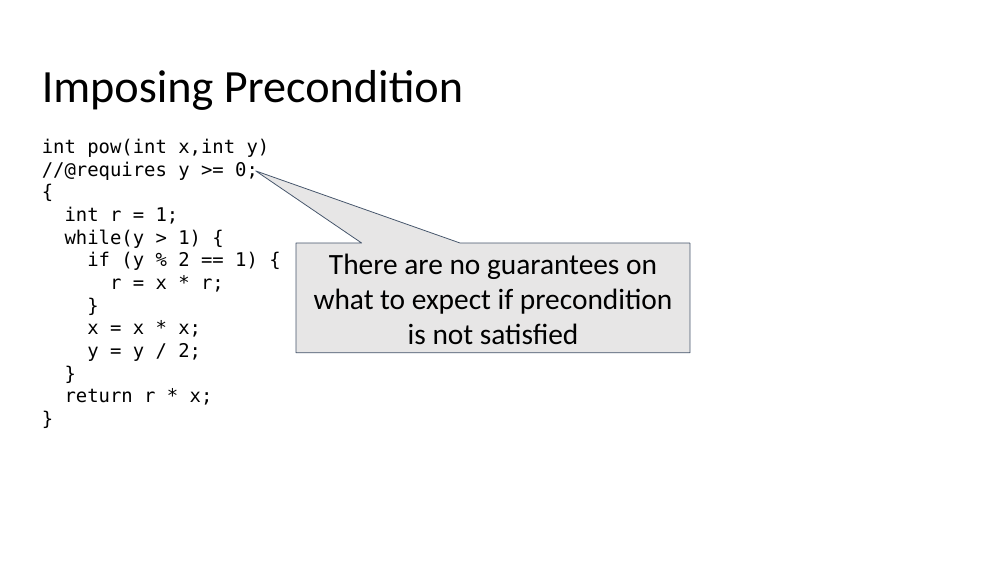
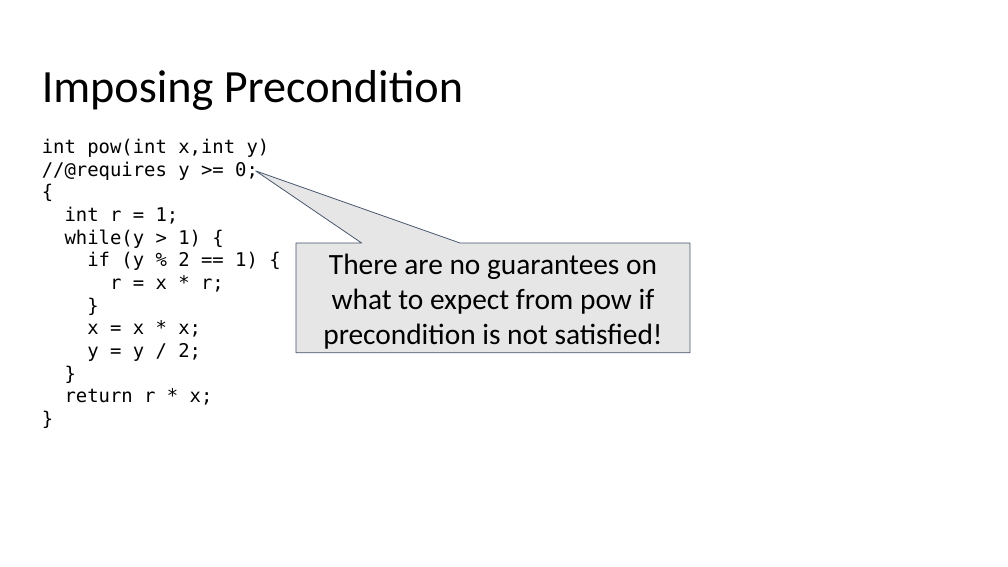
Before and after one commit to damorim/testing-cin-minicourse, a slide deck: slide 40 of testing-minicourse.pptx (slide 37 before the commit). Drawn at 1008x567 pixels with LibreOffice and Linux fonts; fonts in the diff are those of the drawing. Boxes give left, top, right and bottom in pixels: in the first picture for what was removed or moved away, otherwise in the second. Text is boxed around its words. In the diff, an @@ line names an element or a change of style, - is before the commit and + after.

```diff
--- a/testing-minicourse.pptx
+++ b/testing-minicourse.pptx
@@ text in speech box at (323, 253, 663, 349): text changed @@
-There are no guarantees on what to expect if precondition is not satisfied
+There are no guarantees on what to expect from pow if precondition is not satisfied!
```
Also in this commit, not shown: 19 other slides changed, 30 slides added, 4 slides removed.
